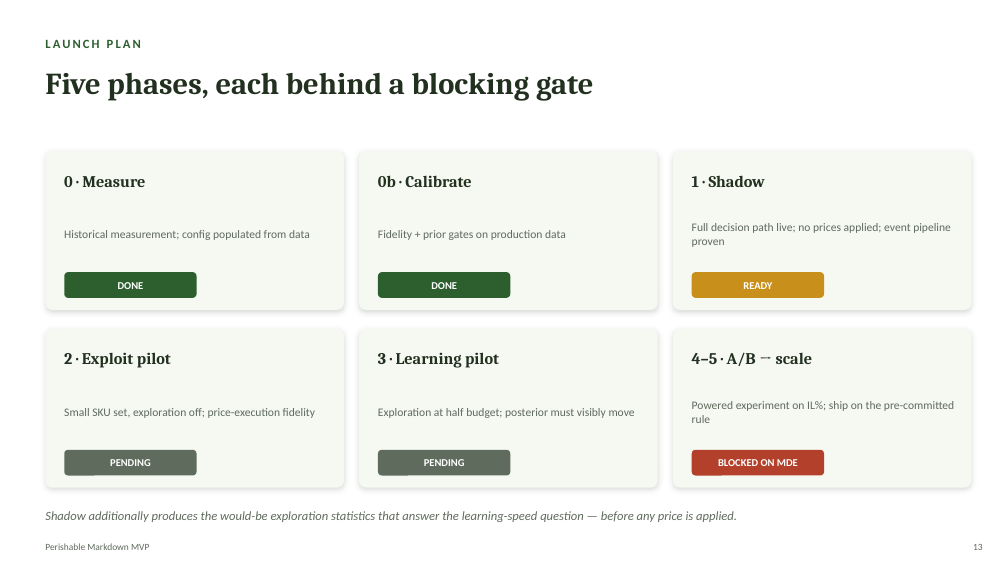
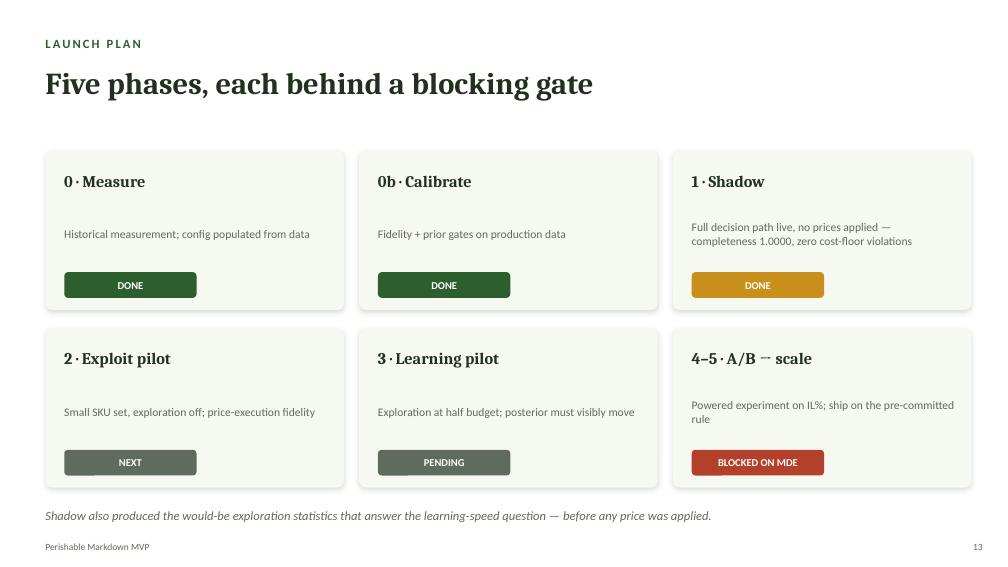
Before and after one commit to Kamalyunus/fresh-markdown, a slide deck: slide 13 of docs/perishable_markdown_tech_deck.pptx. Drawn at 1008x567 pixels with LibreOffice and Linux fonts; fonts in the diff are those of the drawing. Boxes give left, top, right and bottom in pixels: in the first picture for what was removed or moved away, otherwise in the second. Text is boxed around its words. In the diff, an @@ line names an element or a change of style, - is before the commit and + after.

```diff
--- a/docs/perishable_markdown_tech_deck.pptx
+++ b/docs/perishable_markdown_tech_deck.pptx
@@ text at (692, 223, 912, 247): text changed @@
-Full decision path live; no prices applied; event pipeline proven
+Full decision path live, no prices applied — completeness 1.0000, zero cost-floor violations
@@ text at (745, 282, 771, 289): text changed @@
-READY
+DONE
@@ text at (119, 459, 142, 466): text changed @@
-PENDING
+NEXT
@@ text at (45, 511, 712, 522): text changed @@
-Shadow additionally produces the would-be exploration statistics that answer the learning-speed question — before any price is applied.
+Shadow also produced the would-be exploration statistics that answer the learning-speed question — before any price was applied.
```
Also in this commit, not shown: 5 other slides changed, 4 other files.
